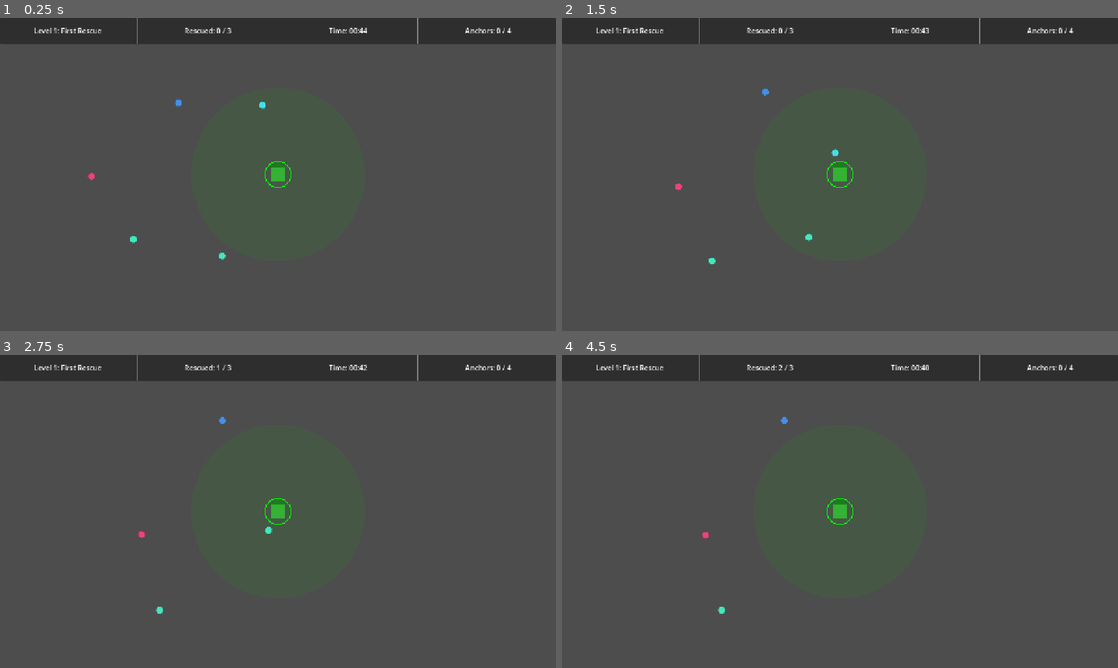
Above: before the commit, frames 1-4 (two rows, left to right).
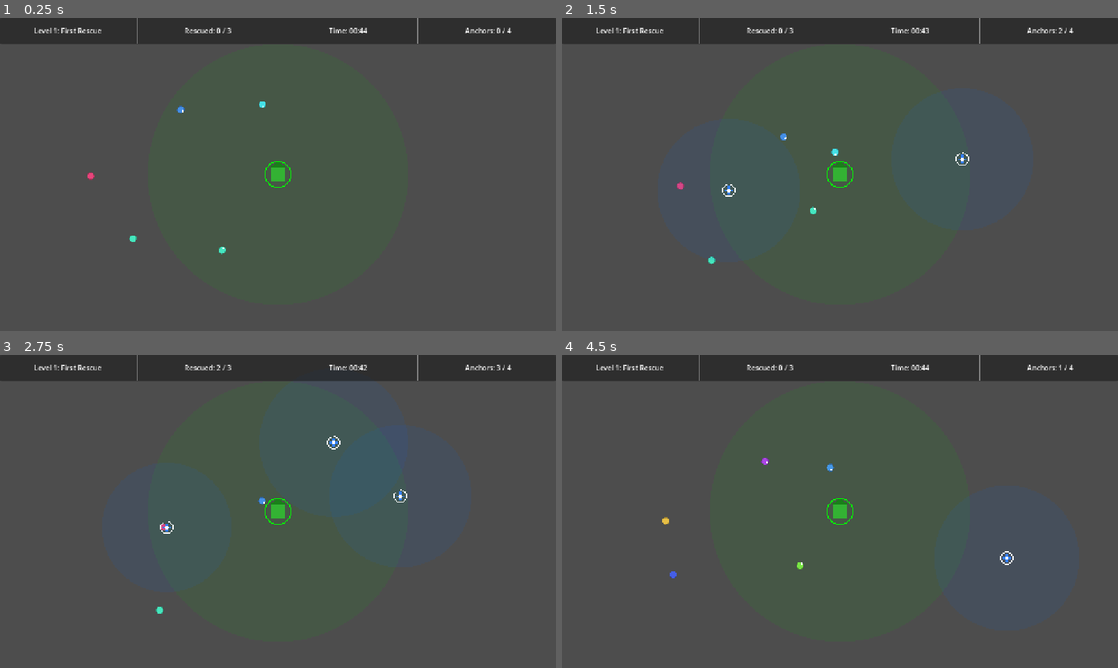
Above: after the commit, the same moments.

Repository: kunk70352-png/Safe-Anchor
Game: Godot game, scene res://src/main/main.tscn
Two runs of this game, one before a commit and one after it. Both use one fixed random seed, a clock stepped at 60 frames per second and the inputs below.
Inputs (mouse positions are in pixels of both pictures, inside the frame that each line leads up to):
- Up to frame 1 (0.25 s): no input
- Up to frame 2 (1.5 s): move the mouse to (962, 158) at 0.52 s; press the mouse at (962, 158) at 0.53 s; move the mouse to (728, 190) at 1.27 s; release the mouse at (728, 190) at 1.28 s; click (728, 190) at 1.35 s
- Up to frame 3 (2.75 s): move the mouse to (333, 442) at 2.02 s; press the mouse at (333, 442) at 2.03 s
- Up to frame 4 (4.5 s): tap Enter at 2.75 s; move the mouse to (812, 574) at 2.77 s; release the mouse at (812, 574) at 2.78 s; click (812, 574) at 2.85 s; click (851, 530) at 3.5 s, where only the run after the commit has a clickable "Retry"; move the mouse to (1006, 558) at 4.27 s; press the mouse at (1006, 558) at 4.28 s

The runs differ from the first frame. In frame 1, 0.1% of the frame differs, in the area x 15-48%, y 25-78%; in frame 2, 0.2%; in frame 3, 1.5%, in the area x 24-90%, y 3-59%; in frame 4, 0.3%.

Commit message:
fix: HUD mouse filter blocking input, nav map sync race, safe house attraction too weak
- HUD root Control: mouse_filter=2 (IGNORE) so clicks reach World._unhandled_input
- World.setup_level: spawn refugees after 2-frame await for nav map bake
- Level 1-3: increase safe_house_attraction_radius so refugees are in range

Diff:
--- a/resources/levels/level_1.tres
+++ b/resources/levels/level_1.tres
@@ -16,7 +16,7 @@
 anchor_limit = 4
 anchor_attraction_radius = 160.0
 safe_house_position = Vector2(640, 360)
-safe_house_attraction_radius = 200.0
+safe_house_attraction_radius = 300.0
 anchor_type = "default"
 difficulty_modifier = 1.0
 tile_map_scene = PackedStringArray()
--- a/resources/levels/level_2.tres
+++ b/resources/levels/level_2.tres
@@ -16,7 +16,7 @@
 anchor_limit = 3
 anchor_attraction_radius = 140.0
 safe_house_position = Vector2(640, 360)
-safe_house_attraction_radius = 180.0
+safe_house_attraction_radius = 280.0
 anchor_type = "default"
 difficulty_modifier = 1.0
 tile_map_scene = PackedStringArray()
--- a/resources/levels/level_3.tres
+++ b/resources/levels/level_3.tres
@@ -16,7 +16,7 @@
 anchor_limit = 2
 anchor_attraction_radius = 130.0
 safe_house_position = Vector2(1000, 360)
-safe_house_attraction_radius = 180.0
+safe_house_attraction_radius = 280.0
 anchor_type = "default"
 difficulty_modifier = 1.0
 tile_map_scene = PackedStringArray()
--- a/src/ui/hud.tscn
+++ b/src/ui/hud.tscn
@@ -3,6 +3,7 @@
 [ext_resource type="Script" path="res://src/ui/hud.gd" id="1_script"]
 
 [node name="HUD" type="Control"]
+mouse_filter = 2
 layout_mode = 3
 anchors_preset = 15
 anchor_right = 1.0
--- a/src/world/world.gd
+++ b/src/world/world.gd
@@ -48,12 +48,17 @@
 	# Set up navigation polygon (full play area)
 	_setup_navigation()
 
-	# Spawn refugees
-	for spawn_pos in level_data.refugee_spawn_positions:
-		_spawn_refugee(spawn_pos, level_data)
+	# Spawn refugees (deferred until nav map is baked)
+	_spawn_refugees_deferred.call_deferred(level_data)
 
 	# Update GameManager
 	GameManager.start_level(level_data)
+
+func _spawn_refugees_deferred(level_data: LevelData) -> void:
+	await get_tree().physics_frame
+	await get_tree().physics_frame
+	for spawn_pos in level_data.refugee_spawn_positions:
+		_spawn_refugee(spawn_pos, level_data)
 
 
 ## Returns all active attraction sources (SafeHouse + all placed Anchors)
